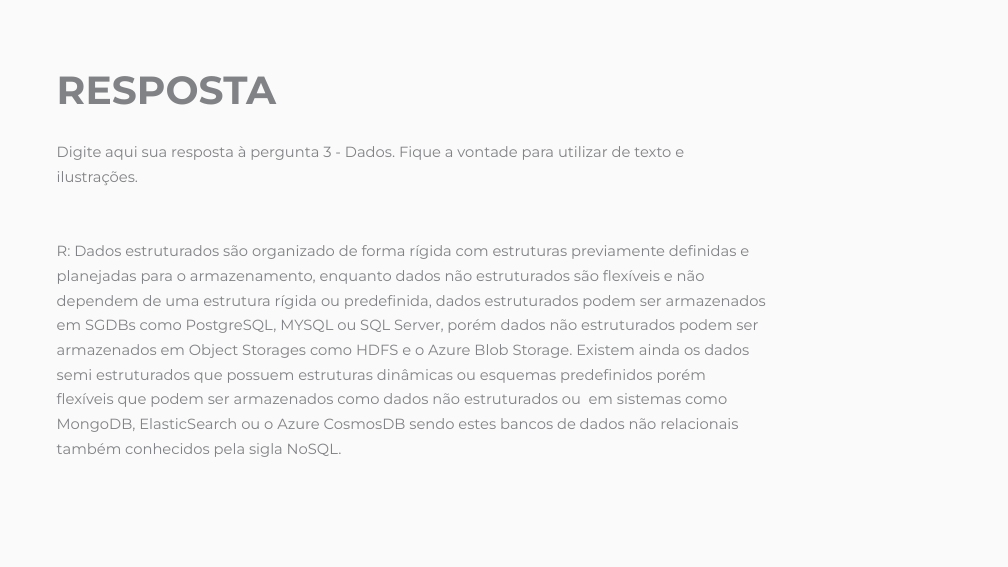
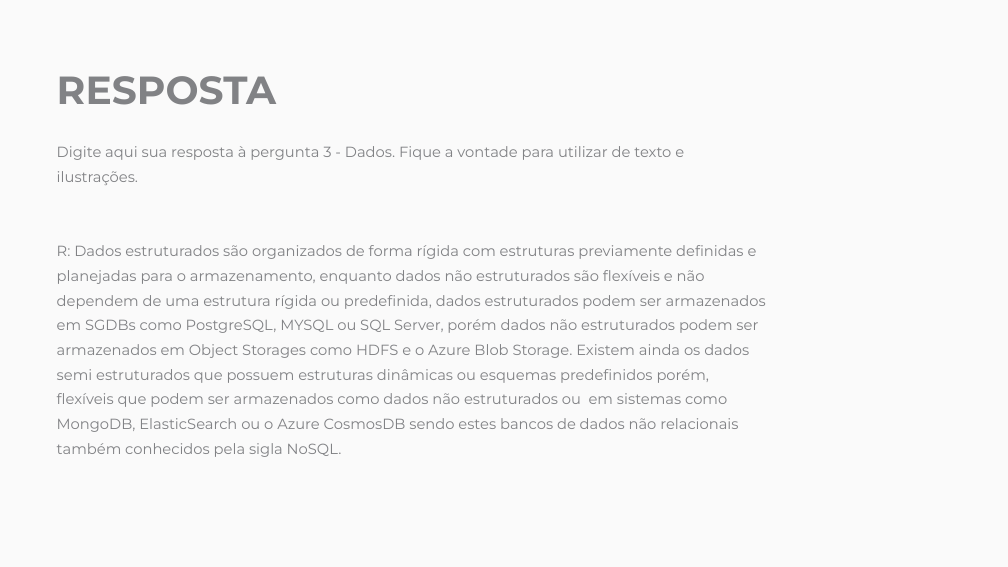
Before and after one commit to RCristiano/eleflow, a slide deck: slide 9 of raw/Processo Seletivo - Engenheiro de Dados - Eleflow.pptx. Drawn at 1008x567 pixels with LibreOffice and Linux fonts; fonts in the diff are those of the drawing; background and template pictures are left out. Boxes give left, top, right and bottom in pixels: in the first picture for what was removed or moved away, otherwise in the second. Text is boxed around its words. In the diff, an @@ line names an element or a change of style, - is before the commit and + after.

```diff
--- a/raw/Processo Seletivo - Engenheiro de Dados - Eleflow.pptx
+++ b/raw/Processo Seletivo - Engenheiro de Dados - Eleflow.pptx
@@ text at bbox=[57, 245, 766, 457]: text changed @@
-R: Dados estruturados são organizado de forma rígida com estruturas previamente definidas e planejadas para o armazenamento, enquanto dados não estruturados são flexíveis e não dependem de uma estrutura rígida ou predefinida, dados estruturados podem ser armazenados em SGDBs como PostgreSQL, MYSQL ou SQL Server, porém dados não estruturados podem ser armazenados em Object Storages como HDFS e o Azure Blob Storage. Existem ainda os dados semi estruturados que possuem estruturas dinâmicas ou esquemas predefinidos porém flexíveis que podem ser armazenados como dados não estruturados ou em sistemas como MongoDB, ElasticSearch ou o Azure CosmosDB sendo estes bancos de dados não relacionais também conhecidos pela sigla NoSQL.
+R: Dados estruturados são organizados de forma rígida com estruturas previamente definidas e planejadas para o armazenamento, enquanto dados não estruturados são flexíveis e não dependem de uma estrutura rígida ou predefinida, dados estruturados podem ser armazenados em SGDBs como PostgreSQL, MYSQL ou SQL Server, porém dados não estruturados podem ser armazenados em Object Storages como HDFS e o Azure Blob Storage. Existem ainda os dados semi estruturados que possuem estruturas dinâmicas ou esquemas predefinidos porém, flexíveis que podem ser armazenados como dados não estruturados ou em sistemas como MongoDB, ElasticSearch ou o Azure CosmosDB sendo estes bancos de dados não relacionais também conhecidos pela sigla NoSQL.
```
Also in this commit, not shown: 2 other slides changed, 1 other file.
